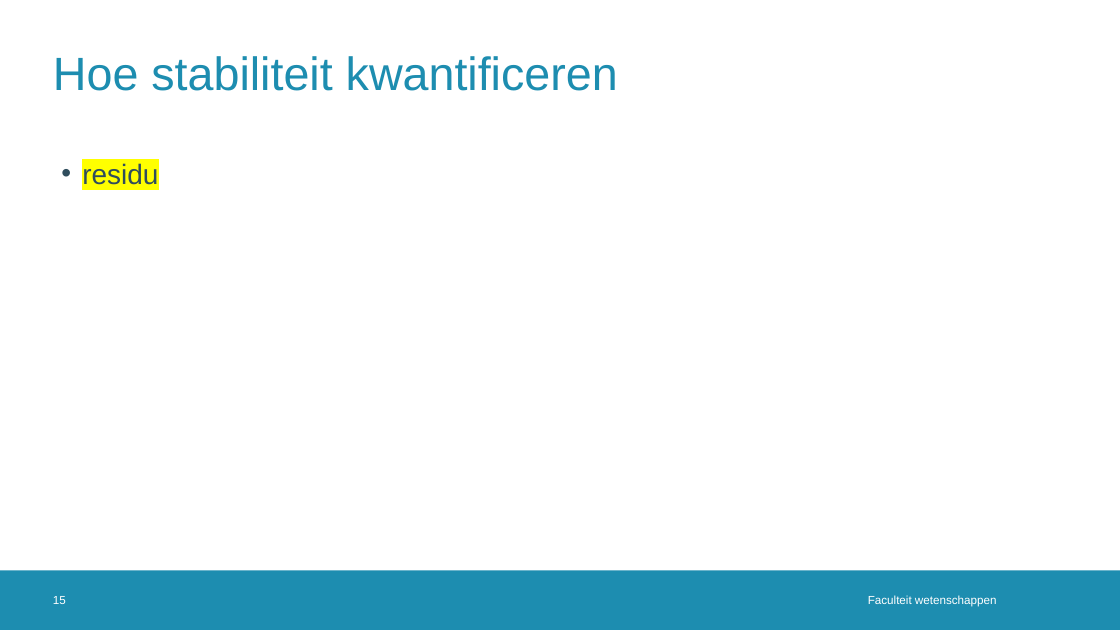
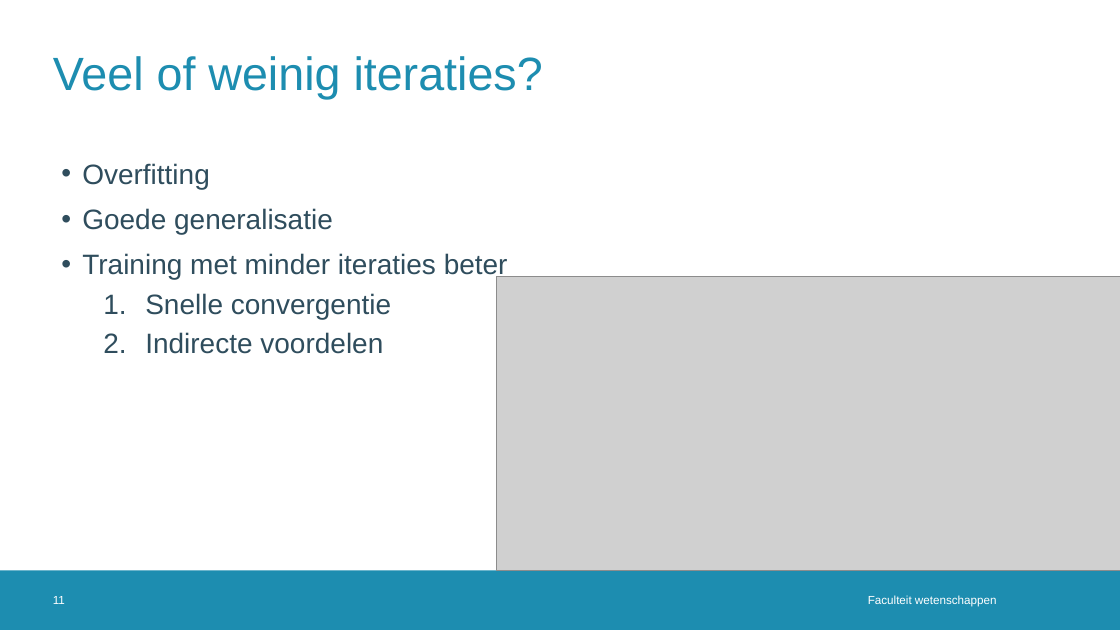
Before and after one commit to JoppeDJ/BachelorProef, a slide deck: slide 11 of Literatuurstudie/Literatuurstudie_ppt.pptx (slide 15 before the commit). Drawn at 1120x630 pixels with LibreOffice and Linux fonts; fonts in the diff are those of the drawing; grey boxes stand for pictures; background and template pictures are left out. Boxes give left, top, right and bottom in pixels: in the first picture for what was removed or moved away, otherwise in the second. Text is boxed around its words. In the diff, an @@ line names an element or a change of style, - is before the commit and + after.

```diff
--- a/Literatuurstudie/Literatuurstudie_ppt.pptx
+++ b/Literatuurstudie/Literatuurstudie_ppt.pptx
@@ title at (x1=53, y1=56, x2=543, y2=99): text changed @@
-Hoe stabiliteit kwantificeren
+Veel of weinig iteraties?
@@ text at (x1=82, y1=163, x2=508, y2=354): text changed @@
-• residu
+• Overfitting
+• Goede generalisatie
+• Training met minder iteraties beter
+  1. Snelle convergentie
+  2. Indirecte voordelen
@@ picture added at (x1=497, y1=276, x2=1120, y2=571) @@
@@ page number at (x1=53, y1=596, x2=65, y2=604): text changed @@
-15
+11
```
Also in this commit, not shown: 6 other slides changed, 2 slides added, 1 slide removed, 1 other file.
